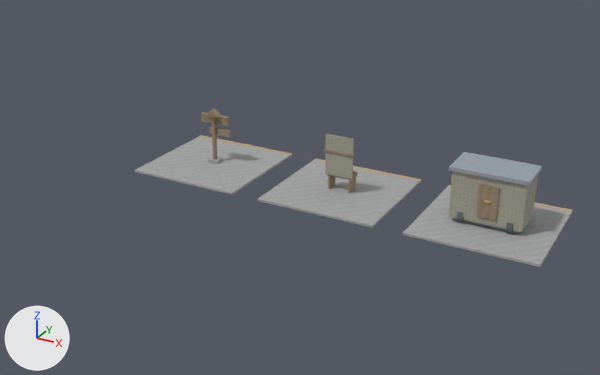
The glTF model development/levels/primitive-props-v1/site-kits/level_blockout_kit_wld_02_p03.glb, before and after one commit.
Rendered twice from a camera (50 mm lens) standing at (15.2, -28.2, 15.5) and looking at (-0.2, -0.1, 1.4). Every picture has the same lights, and +X, +Y and +Z are marked at lower left. The first picture is the older version. Vertices at exactly the same position are counted once.

Objects in the first picture: 'level_blockout_kit_wld_02_p03'.
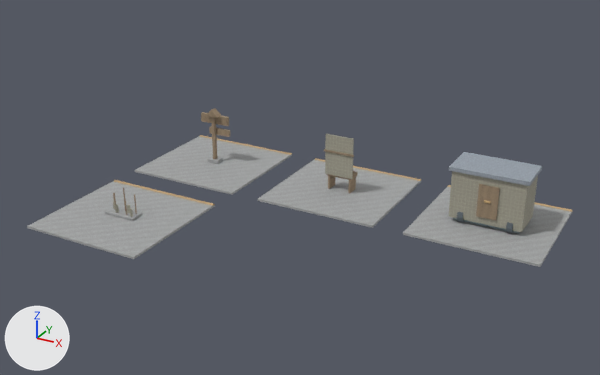
Location of each change, [x1, y1, x2, y2] in pixels of the pictures (600 x 375 px):
'level_blockout_kit_wld_02_p03', reshaped (25% wider)
    before: [135, 108, 573, 267]
    after: [27, 108, 573, 267]
part 1 of me_camp_hollow_creek_map_kit_contact_room, added
    after: [27, 181, 215, 259]
part 2 of me_camp_hollow_creek_map_kit_contact_room, added
    after: [105, 207, 142, 221]
part 3 of me_camp_hollow_creek_map_kit_contact_room, added
    after: [114, 180, 215, 206]

Edits to the bpy script that builds the scene:
```text
Change me_camp_hollow_creek_map_kit_contact_room:
    used by ob_level_blockout_kit_wld_02_p03; location = (0.0, 0.0, 0.0)
    remove me_camp_hollow_creek_map_kit_contact_room.from_pydata(...)  # 328 vertices, 536 faces; spans x -9.8..9.8, y 0.7..6.3, z -0.1..2.7
    add me_camp_hollow_creek_map_kit_contact_room.from_pydata(...)  # 454 vertices, 740 faces; spans x -9.8..9.8, y -6.3..6.3, z -0.1..2.7
    me_camp_hollow_creek_map_kit_contact_room part 1: a new loose piece, a box spanning x -9.825..-4.175, y -6.3..-0.7, z -0.11..-0.01, in mat_blockout_stone
    me_camp_hollow_creek_map_kit_contact_room part 2: a new loose piece, a box spanning x -7.75..-6.25, y -3.825..-3.175, z 0.005..0.105, in mat_blockout_stone
    me_camp_hollow_creek_map_kit_contact_room part 3: a new loose piece, a box spanning x -9.825..-4.175, y -0.89..-0.71, z -0.013..0.002, in mat_blockout_accent
    other edits to the shape of me_camp_hollow_creek_map_kit_contact_room do not show in these pictures
```
